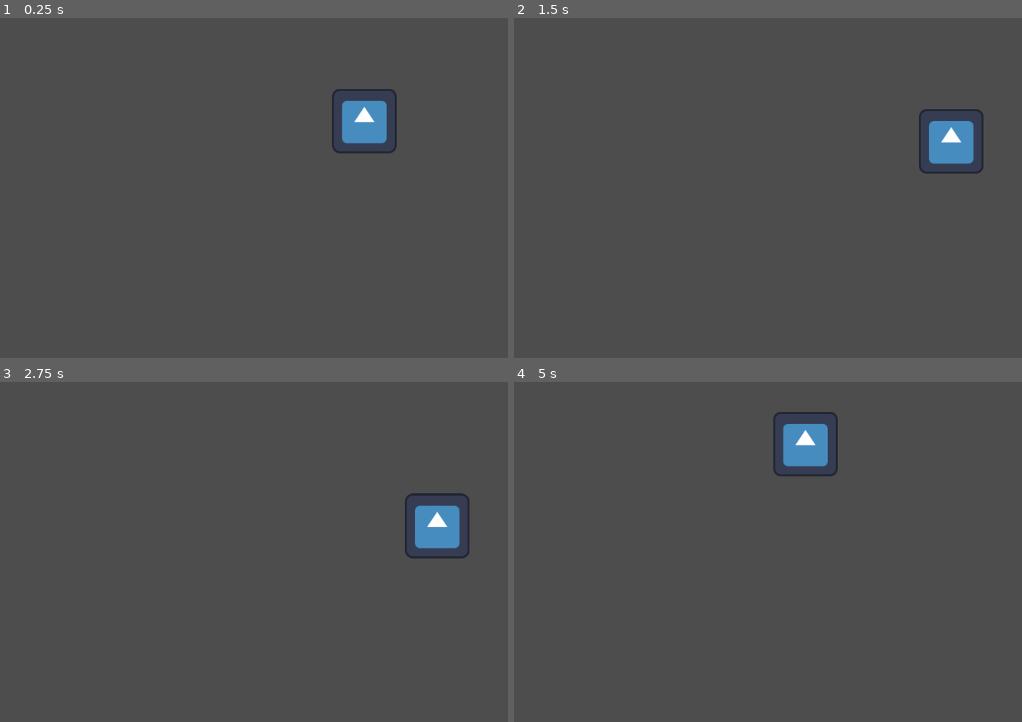
Above: before the commit, frames 1-4 (two rows, left to right).
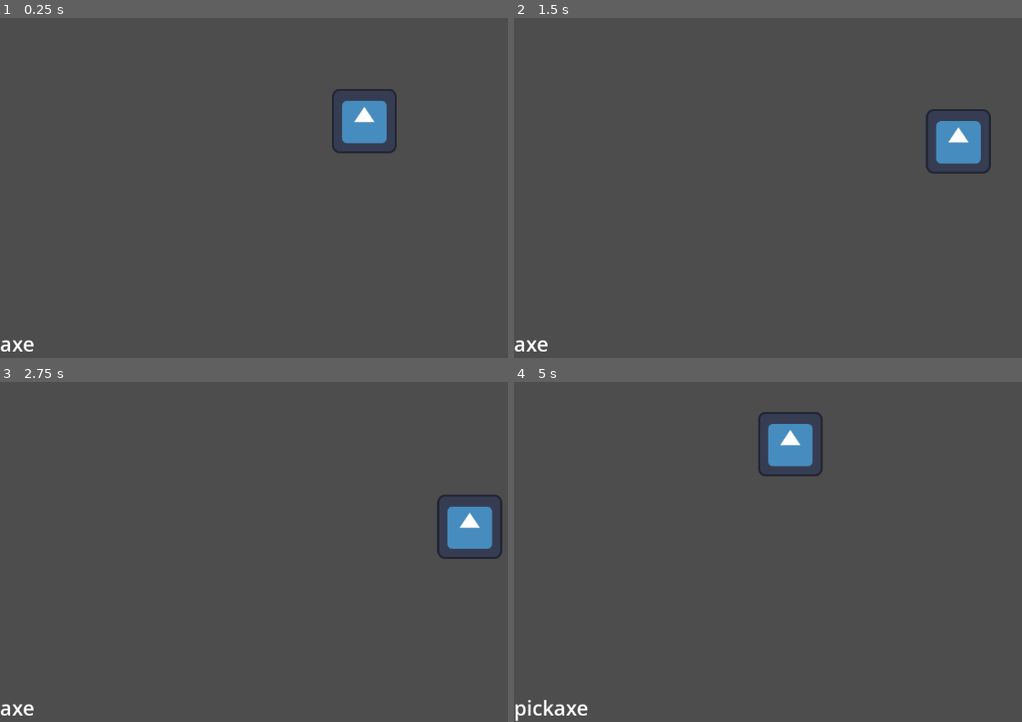
Above: after the commit, the same moments.

Repository: AnigamerWasTakenTwice/gmtk-jam-26-aniandcopper
Game: Godot game, scene res://scenes/test.tscn
The game is run twice, just before and just after one commit, with the same random seed, the same clock (stepped at 60 frames per second) and the same inputs. The project has no main scene, so this scene is started directly. The engine's default icon, where the game draws it, is replaced by a stand-in: a white triangle on a blue panel in a dark square.
Inputs (mouse positions are in pixels of both pictures, inside the frame that each line leads up to):
- Up to frame 1 (0.25 s): no input
- Up to frame 2 (1.5 s): tap Enter at 0.5 s; move the mouse to (outside the picture) at 0.52 s; hold D (move_right) 0.53-1.28 s; click (outside the picture) at 0.6 s; tap R (cycle) at 0.8, 1.35 s; move the mouse to (732, 174) at 1.27 s; hold S (move_down) from 1.28 s (still down)
- Up to frame 3 (2.75 s): tap E (interact) at 1.55, 2.1 s; move the mouse to (436, 426) at 2.02 s; release S (move_down) at 2.03 s; hold D (move_right) from 2.03 s (still down); hold Shift (run) from 2.03 s (still down)
- Up to frame 4 (5 s): move the mouse to (844, 599) at 2.77 s; release D (move_right) at 2.78 s; release Shift (run) at 2.78 s; hold W (move_up) 2.78-3.53 s; tap Shift (run) at 2.85 s; right-click (844, 599) at 3.05 s; move the mouse to (outside the picture) at 3.52 s; hold A (move_left) from 3.53 s (still down); right-click (outside the picture) at 3.6 s; click (outside the picture) at 3.8 s; move the mouse to (661, 456) at 4.27 s; click (661, 456) at 4.35 s; tap R (cycle) at 4.55 s

The runs differ from the first frame. In frame 1, 0.1% of the frame differs, in the area x 0-7%, y 94-99%; in frame 2, 1.0%; in frame 3, 2.2%, in the area x 0-99%, y 32-99%; in frame 4, 1.6%.

Commit message:
implemented tool usage

Diff:
--- a/scenes/prefabs/entity.tscn
+++ b/scenes/prefabs/harvest_point.tscn
@@ -5,7 +5,7 @@
 
 [sub_resource type="RectangleShape2D" id="RectangleShape2D_wqjon"]
 
-[node name="Entity" type="CharacterBody2D"]
+[node name="HarvestPoint" type="CharacterBody2D"]
 script = ExtResource("1_mjc6o")
 
 [node name="Hitbox" parent="." instance=ExtResource("2_qr66p")]
--- a/scenes/prefabs/player.tscn
+++ b/scenes/prefabs/player.tscn
@@ -9,11 +9,16 @@
 [sub_resource type="RectangleShape2D" id="RectangleShape2D_bbo88"]
 size = Vector2(64, 64)
 
+[sub_resource type="LabelSettings" id="LabelSettings_4xgyp"]
+font_size = 32
+
 [node name="Player" type="CharacterBody2D"]
 position = Vector2(388, 245)
 script = ExtResource("1_ov4t6")
 movement_speed = 80.0
 movement_max_speed = 300.0
+run_accel_multiplier = 3.0
+run_max_speed_multiplier = 1.5
 
 [node name="Sprite2D" type="Sprite2D" parent="."]
 texture = ExtResource("2_x6rid")
@@ -26,6 +31,7 @@
 
 [node name="Camera2D" type="Camera2D" parent="."]
 zoom = Vector2(0.8, 0.8)
+position_smoothing_enabled = true
 drag_horizontal_enabled = true
 drag_vertical_enabled = true
 
@@ -34,3 +40,17 @@
 
 [node name="CollisionShape2D" type="CollisionShape2D" parent="InteractionArea"]
 shape = SubResource("RectangleShape2D_bbo88")
+
+[node name="UI" type="CanvasLayer" parent="."]
+layer = 3
+
+[node name="ToolSelected" type="Label" parent="UI"]
+anchors_preset = 2
+anchor_top = 1.0
+anchor_bottom = 1.0
+offset_top = -45.0
+offset_right = 55.0
+grow_vertical = 0
+pivot_offset = Vector2(648, -200)
+text = "axe"
+label_settings = SubResource("LabelSettings_4xgyp")
--- a/scenes/test.tscn
+++ b/scenes/test.tscn
@@ -1,7 +1,7 @@
 [gd_scene load_steps=5 format=3 uid="uid://dvwua2wbj43yh"]
 
 [ext_resource type="PackedScene" uid="uid://bvln38xbur2mi" path="res://scenes/prefabs/player.tscn" id="1_gnr22"]
-[ext_resource type="PackedScene" uid="uid://basvai4ymr7f0" path="res://scenes/prefabs/entity.tscn" id="2_kaiv3"]
+[ext_resource type="PackedScene" uid="uid://basvai4ymr7f0" path="res://scenes/prefabs/harvest_point.tscn" id="2_kaiv3"]
 [ext_resource type="Script" path="res://scripts/pickup.gd" id="3_0dxfe"]
 
 [sub_resource type="RectangleShape2D" id="RectangleShape2D_67y6s"]
@@ -10,8 +10,9 @@
 
 [node name="Player" parent="." instance=ExtResource("1_gnr22")]
 
-[node name="Entity" parent="." instance=ExtResource("2_kaiv3")]
+[node name="HarvestPoint" parent="." instance=ExtResource("2_kaiv3")]
 drop = "wood"
+type = "axe"
 
 [node name="Pickup" type="Area2D" parent="."]
 script = ExtResource("3_0dxfe")
--- a/scripts/entity.gd
+++ b/scripts/entity.gd
@@ -2,8 +2,10 @@
 
 @export var health = 10
 @export var drop: String
+@export var type: String
 # Called when the node enters the scene tree for the first time.
 func _ready() -> void:
+	$Hitbox.set_meta("type", type)
 	pass # Replace with function body.
 
 
--- a/scripts/player.gd
+++ b/scripts/player.gd
@@ -2,9 +2,17 @@
 
 @export var movement_speed: float
 @export var movement_max_speed: float
+@export var run_accel_multiplier: float
+@export var run_max_speed_multiplier: float
 var movement_direction: Vector2
 @onready var interaction_area: Area2D = $InteractionArea
 
+var tools = [
+	"axe",
+	"pickaxe"
+]
+
+var selected_tool = 0
 # Called when the node enters the scene tree for the first time.
 func _ready() -> void:
 	pass # Replace with function body.
@@ -14,19 +22,23 @@
 func _physics_process(delta: float) -> void:
 	movement_direction = Input.get_vector("move_left", "move_right", "move_up", "move_down")
 	if Input.is_action_pressed("run"):
-		velocity.x = clamp(velocity.x + movement_direction.normalized().x * movement_speed * 60 * delta * 3, -movement_max_speed * 1.5, movement_max_speed * 1.5)
-		velocity.y = clamp(velocity.y + movement_direction.normalized().y * movement_speed * 60 * delta * 3, -movement_max_speed * 1.5, movement_max_speed * 1.5)
+		velocity.x = clamp(velocity.x + movement_direction.normalized().x * movement_speed * 60 * delta * run_accel_multiplier, -movement_max_speed * run_max_speed_multiplier, movement_max_speed * run_max_speed_multiplier)
+		velocity.y = clamp(velocity.y + movement_direction.normalized().y * movement_speed * 60 * delta * run_accel_multiplier, -movement_max_speed * run_max_speed_multiplier, movement_max_speed * run_max_speed_multiplier)
 	else:
 		velocity.x = clamp(velocity.x + movement_direction.normalized().x * movement_speed * 60 * delta, -movement_max_speed, movement_max_speed)
 		velocity.y = clamp(velocity.y + movement_direction.normalized().y * movement_speed * 60 * delta, -movement_max_speed, movement_max_speed)
+
 	velocity = lerp(velocity, Vector2.ZERO, 0.2)
 	move_and_slide()
 	if movement_direction != Vector2.ZERO:
 		interaction_area.position = Vector2(0, -64) + (movement_direction * 96)
-	if Input.is_action_just_pressed("attack"):
-		interact("attack")
-	if Input.is_action_just_pressed("interact"):
-		interact("interact")
+	if Input.is_action_just_pressed("attack"): interact("attack")
+	if Input.is_action_just_pressed("interact"): interact("interact")
+	if Input.is_action_just_pressed("tool"): interact(tools[selected_tool])
+	if Input.is_action_just_pressed("cycle"):
+		if selected_tool < tools.size() - 1: selected_tool += 1
+		else: selected_tool = 0
+		$UI/ToolSelected.text = tools[selected_tool]
 	pass
 
 func interact(type: String):
Not shown: 1 places in scenes/prefabs/player.tscn that only renumber resources
